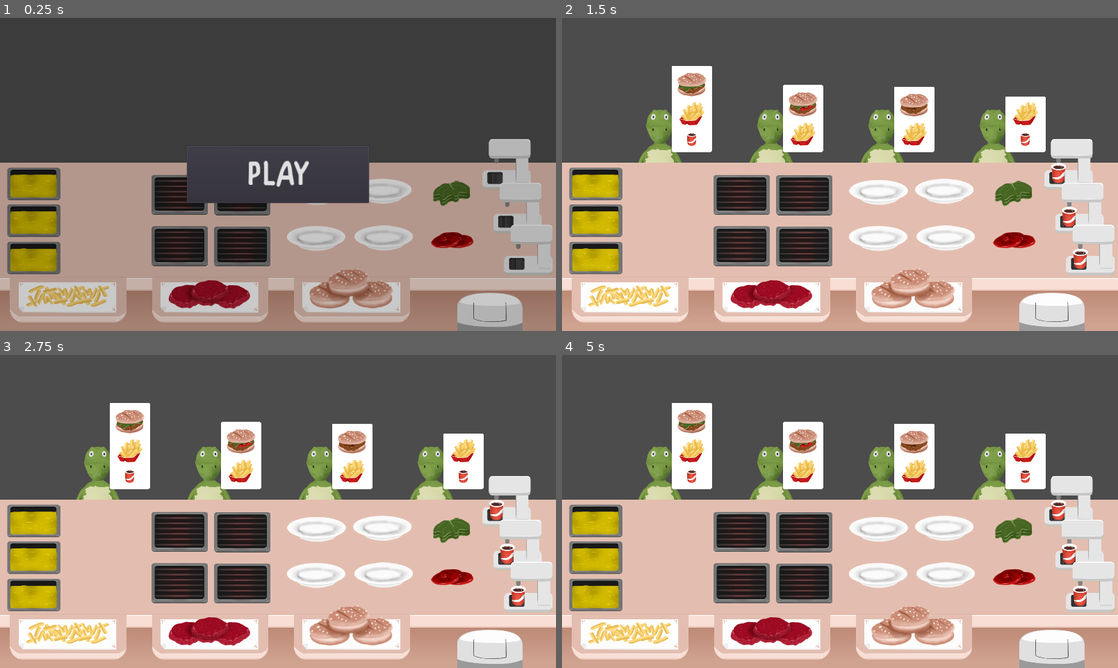
Above: before the commit, frames 1-4 (two rows, left to right).
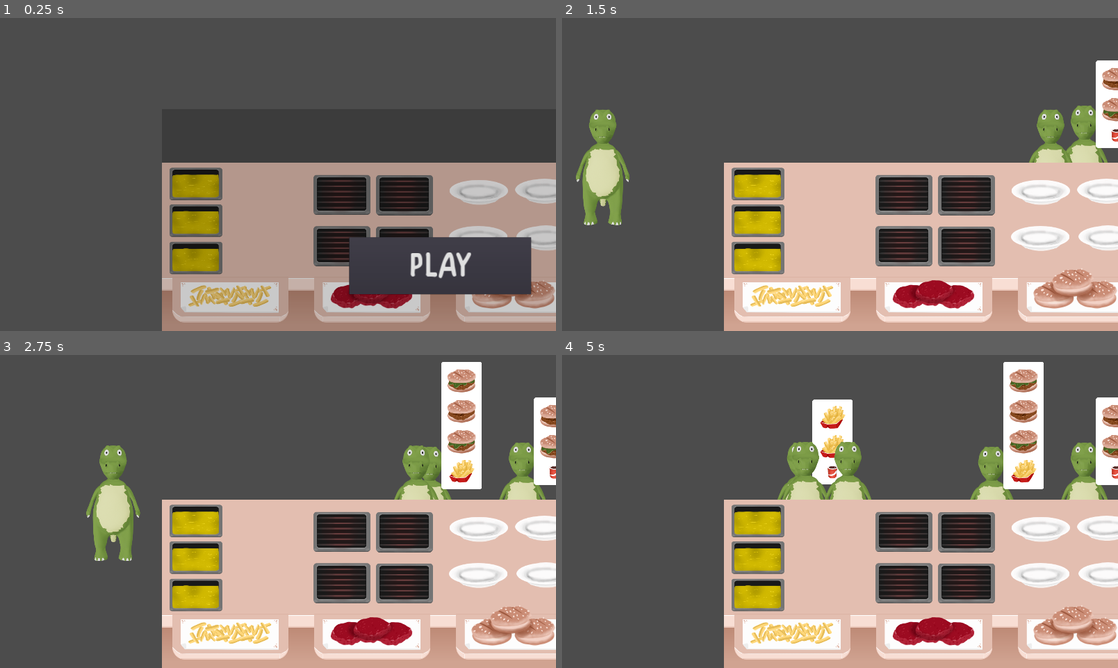
Above: after the commit, the same moments.

Repository: samuelpedrajas/MyVeganRestaurant
Game: Godot game, scene res://Scenes/Kitchen.tscn
Two runs of this game, one before a commit and one after it. Both use one fixed random seed, a clock stepped at 60 frames per second and the inputs below.
Inputs (mouse positions are in pixels of both pictures, inside the frame that each line leads up to):
- Up to frame 1 (0.25 s): no input
- Up to frame 2 (1.5 s): click "PLAY" at 0.5 s; move the mouse to (1012, 240) at 1.27 s; click (1012, 240) at 1.42 s
- Up to frame 3 (2.75 s): move the mouse to (450, 530) at 2.02 s; click (450, 530) at 2.17 s
- Up to frame 4 (5 s): move the mouse to (739, 530) at 2.77 s; click (739, 530) at 2.92 s; move the mouse to (806, 533) at 3.52 s; click (806, 533) at 3.67 s; move the mouse to (739, 583) at 4.27 s; click (739, 583) at 4.42 s

The runs differ from the first frame. In frame 1, 41% of the frame differs, in the area x 0-100%, y 38-100%; in frame 2, 51%; in frame 3, 51%; in frame 4, 52%, in the area x 0-100%, y 2-100%.

Commit message:
clients now arrive

Diff:
--- a/Scenes/Client.tscn
+++ b/Scenes/Client.tscn
@@ -1,8 +1,32 @@
-[gd_scene load_steps=6 format=2]
+[gd_scene load_steps=7 format=2]
 
 [ext_resource path="res://Scripts/Client.gd" type="Script" id=1]
 [ext_resource path="res://Images/Bocadillo.png" type="Texture" id=2]
 [ext_resource path="res://Images/Cliente.png" type="Texture" id=3]
+
+[sub_resource type="Animation" id=3]
+resource_name = "walking_in"
+loop = true
+tracks/0/type = "bezier"
+tracks/0/path = NodePath("Sprite:position:x")
+tracks/0/interp = 1
+tracks/0/loop_wrap = true
+tracks/0/imported = false
+tracks/0/enabled = true
+tracks/0/keys = {
+"points": PoolRealArray( -45.6652, -0.25, 0, 0.25, 0, -45.665, -0.25, 0, 0.25, 0, -45.6652, -0.25, 0, 0.25, 0 ),
+"times": PoolRealArray( 0, 0.5, 1 )
+}
+tracks/1/type = "bezier"
+tracks/1/path = NodePath("Sprite:position:y")
+tracks/1/interp = 1
+tracks/1/loop_wrap = true
+tracks/1/imported = false
+tracks/1/enabled = true
+tracks/1/keys = {
+"points": PoolRealArray( -202.561, -0.25, 0, 0.25, 0, -220, -0.25, 0, 0.25, 0, -202.561, -0.25, 0, 0.25, 0 ),
+"times": PoolRealArray( 0, 0.5, 1 )
+}
 
 [sub_resource type="Animation" id=1]
 resource_name = "walking_out"
@@ -31,25 +55,67 @@
 [sub_resource type="GDScript" id=2]
 script/source = "extends AnimationPlayer
 
-var speed = Vector2(-200, 0)
+
+signal arrived
+
+
+var speed = Vector2(200, 0)
+var destination
+var _destination_threshold = 10.0
+var client
 
 
 func _ready():
+	client = get_parent()
 	set_process(false)
 
 
+func _has_arrived():
+	var client_global_pos = client.get_global_position()
+	var upper_bound = destination.x + _destination_threshold
+	var lower_bound = destination.x - _destination_threshold
+	if client.position.x <= upper_bound and client.position.x >= lower_bound:
+		return true
+	return false
+
+
 func _process(delta):
-	var screen_size = OS.get_screen_size()
-	var client = get_parent()
-	var viewport_size = client.get_viewport_rect().size
 	client.position += (self.speed * delta)
+	if current_animation == \"walking_in\":
+		if _has_arrived():
+			stop()
+			set_process(false)
+			emit_signal(\"arrived\")
+			print(\"Client arrived\")
+	elif current_animation == \"walking_out\":
+		var viewport_size = client.get_viewport_rect().size
+		var client_global_pos = client.get_global_position()
+		if client_global_pos.x < 0.0 or client_global_pos.x > viewport_size.x:
+			client.die()
+
+
+func walk_in(_destination):
+	client.position.y = _destination.y
 	var client_global_pos = client.get_global_position()
-	if client_global_pos.x < 0.0 or client_global_pos.x > viewport_size.x:
-		client.die()
+	if _destination.x < client.get_parent().get_size().x - _destination.x:
+		client.set_global_position(
+			Vector2(0, client_global_pos.y)
+		)
+	else:
+		var viewport_size = client.get_viewport_rect().size
+		speed *= -1
+		client.set_global_position(
+			Vector2(viewport_size.x, client_global_pos.y)
+		)
+	play(\"walking_in\")
+	print(\"Client walking in... (%s)\" % [_destination])
+	self.destination = _destination
+	set_process(true)
 
 
 func walk_out():
 	play(\"walking_out\")
+	print(\"Client walking out...\")
 	set_process(true)
 "
 
@@ -84,5 +150,7 @@
 
 [node name="AnimationPlayer" type="AnimationPlayer" parent="."]
 pause_mode = 1
+anims/walking_in = SubResource( 3 )
 anims/walking_out = SubResource( 1 )
 script = SubResource( 2 )
+[connection signal="arrived" from="AnimationPlayer" to="." method="_on_AnimationPlayer_arrived"]
--- a/Scripts/Client.gd
+++ b/Scripts/Client.gd
@@ -11,8 +11,9 @@
 var bubble_initial_position = null
 
 
-func _ready():
-	select_dishes()
+func walk_in(destination):
+	bubble.hide()
+	$AnimationPlayer.walk_in(destination)
 
 
 func walk_out():
@@ -104,3 +105,8 @@
 		acc += half + separation + child.get_y_offset() / 2.0
 		child.set_position(Vector2(x_center, acc))
 		acc += half - child.get_y_offset() / 2.0
+
+
+func _on_AnimationPlayer_arrived():
+	select_dishes()
+	bubble.show()
--- a/Scripts/ClientArea.gd
+++ b/Scripts/ClientArea.gd
@@ -1,7 +1,7 @@
 extends Control
 
 
-export(int) var max_n_clients = 4
+export(int) var max_n_clients = 5
 export(NodePath) onready var menu = get_node(menu)
 
 var client_scene = preload("res://Scenes/Client.tscn")
@@ -23,7 +23,7 @@
 	var client = client_scene.instance()
 	client.setup(menu, rng)
 	add_child(client)
-	client.set_position(_get_new_client_position())
+	client.walk_in(_get_new_client_position())
 
 
 func _get_new_client_position():
--- a/Scripts/Kitchen.gd
+++ b/Scripts/Kitchen.gd
@@ -2,6 +2,7 @@
 
 
 func _ready():
+	_on_size_changed()
 	get_tree().set_pause(true)
 	get_tree().get_root().connect("size_changed", self, "_on_size_changed")
 
--- a/project.godot
+++ b/project.godot
@@ -31,7 +31,7 @@
 
 window/size/width=1920
 window/size/height=1080
-window/size/test_width=960
+window/size/test_width=1300
 window/size/test_height=540
 window/stretch/mode="2d"
 window/stretch/aspect="expand"
